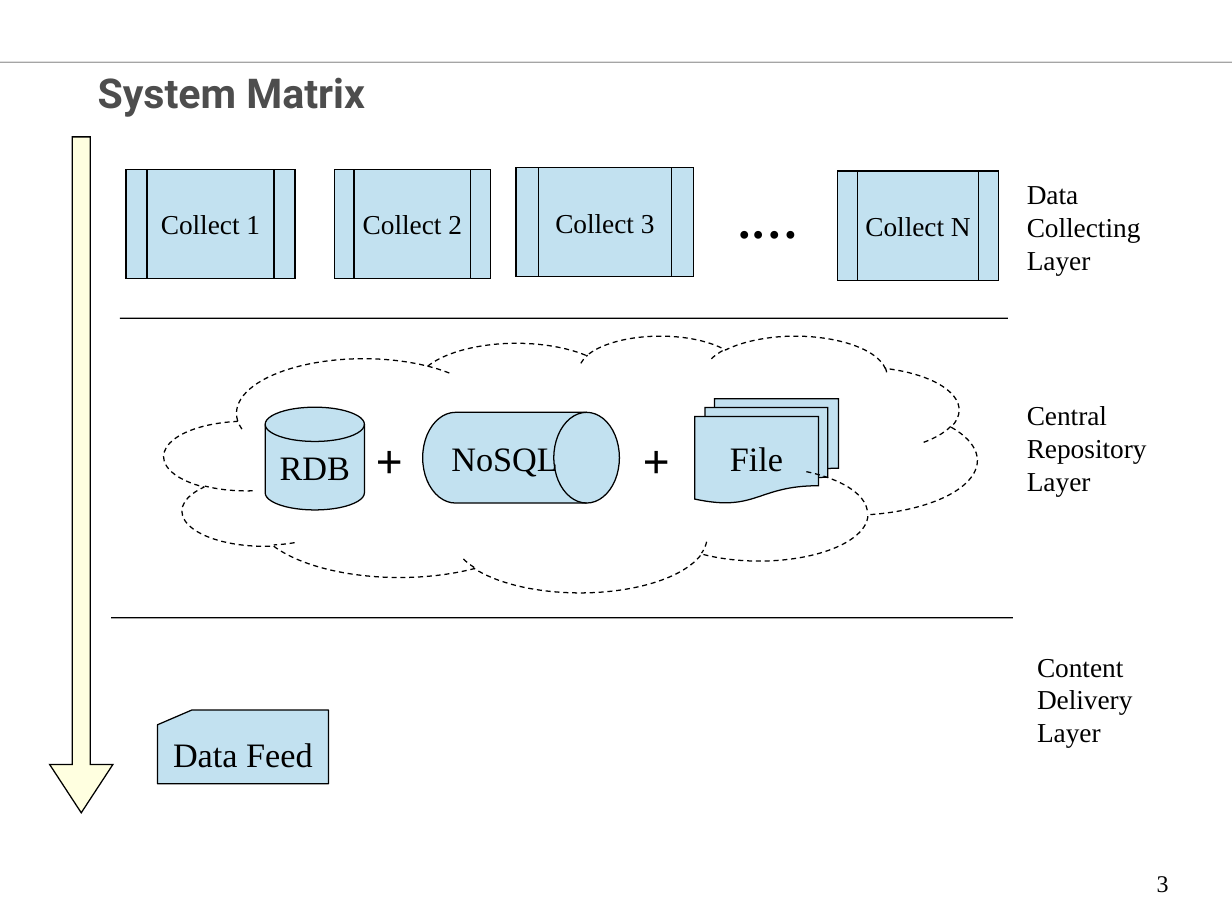
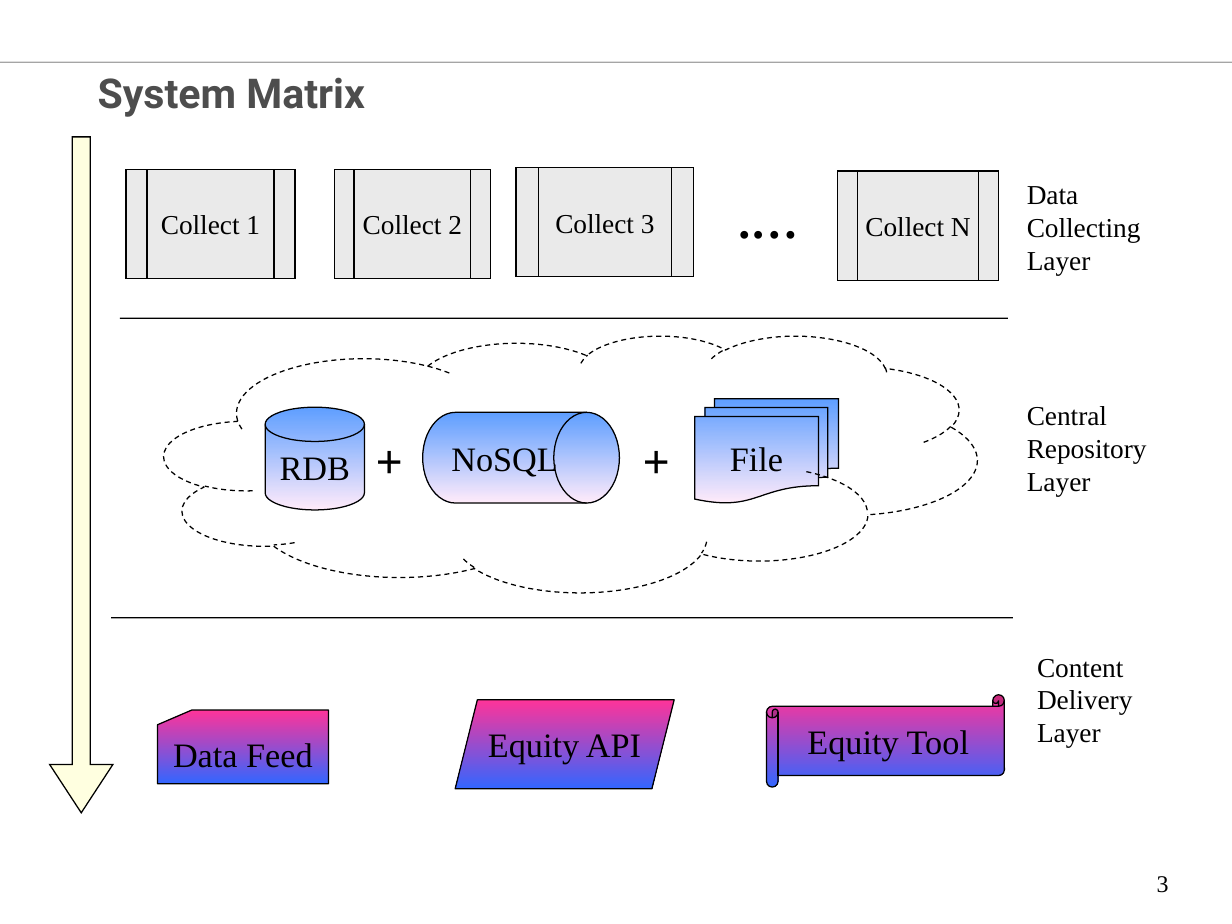
Before and after one commit to chenglx/myenv, a slide deck: slide 3 of Equity Data Technology Vision.ppt. Drawn at 1232x924 pixels with LibreOffice and Linux fonts; fonts in the diff are those of the drawing; background and template pictures are left out. Boxes give left, top, right and bottom in pixels: in the first picture for what was removed or moved away, otherwise in the second. Text is boxed around its words. In the diff, an @@ line names an element or a change of style, - is before the commit and + after.

Commit message:
commit updated System Matrix from laptop

```diff
--- a/Equity Data Technology Vision.ppt
+++ b/Equity Data Technology Vision.ppt
@@ fill #C2E1F0 to #EAEAEA in 4 elements at (126,170,294,280), (335,170,490,280), (516,168,694,277), (838,171,998,281) @@
@@ fill #C2E1F0 to gradient #5E9EFF to #FFEBFA in 3 elements at (265,408,365,510), (423,413,620,504), (695,399,839,504) @@
@@ flow chart punched card "Data Feed" at (158,710,329,784): fill #C2E1F0 to gradient #FF3399 to #3366FF @@
@@ parallelogram added at (455,700,674,788), fill gradient #FF3399 to #3366FF, outline #000000 0.74 pt, 20 pt, text #000000 @@
+Equity API
@@ horizontal scroll added at (766,695,1004,787), fill gradient #FF3399 to #3366FF, outline #000000 0.74 pt, 20 pt, text #000000 @@
+Equity Tool
```
